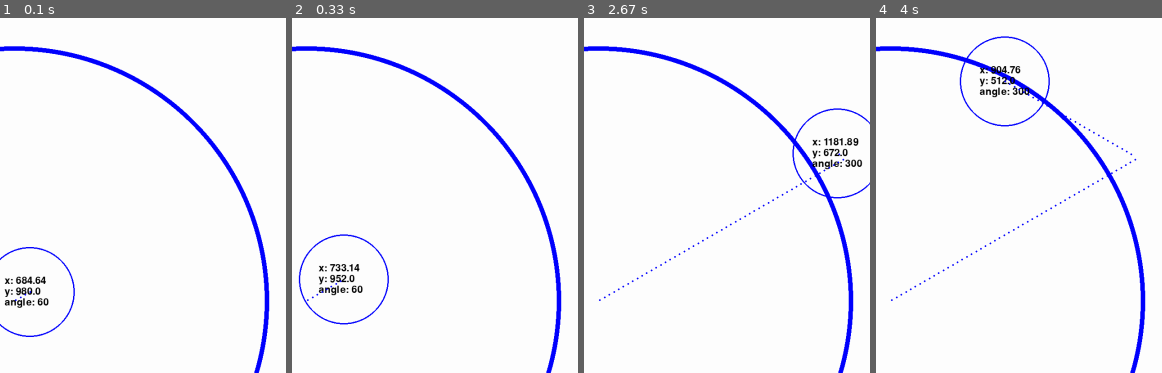
Above: before the commit, frames 1-4 (left to right).
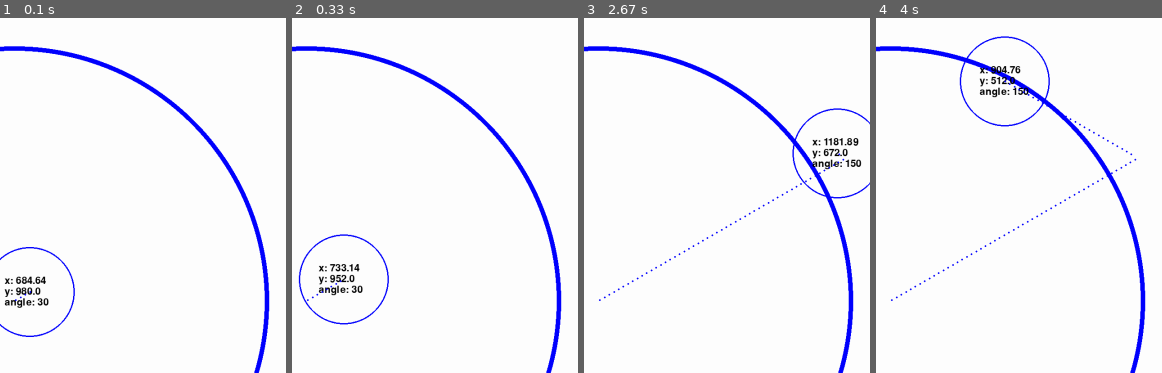
Above: after the commit, the same moments.

Repository: Archanciel/Learning_Pygame
Game: pygame game, started from bouncing_ball_imperfect_collide/move_particle_basic.py
Two runs of this game, one before a commit and one after it. Both use one fixed random seed, a clock stepped at 60 frames per second and the inputs below.
Inputs:
- Up to frame 1 (0.1 s): no input
- Up to frame 2 (0.33 s): no input
- Up to frame 3 (2.67 s): no input
- Up to frame 4 (4 s): no input
The pictures show only the part of the screen within x 46-96%, y 23-73%; the shares and areas given below are measured in that part.

The runs differ from the first frame. In frame 1, less than 0.1% of the frame differs, in the area x 12-16%, y 78-81%; in frame 2, less than 0.1%; in frame 3, 0.1%, in the area x 91-98%, y 39-42%; in frame 4, less than 0.1%.

Commit message:
now displays x axis based counterclockwise degree angles

Diff:
--- a/bouncing_ball_imperfect_collide/particledisplaypos.py
+++ b/bouncing_ball_imperfect_collide/particledisplaypos.py
@@ -4,6 +4,9 @@
 from particle import Particle
 
 BLACK = (0, 0, 0)
+
+ANGLE_RAD_450_DEGREE = math.radians(450)
+TWO_PI = math.pi * 2
 
 class ParticleDisplayPos(Particle):
 	def __init__(self, screen, x, y, radius, colour, thickness, angleDeg, speed):
@@ -36,13 +39,13 @@
 		textLines[0] = 'x: ' + str(xValue)
 		textLines[1] = 'y: ' + str(yValue)
 
-		displayAngleRad = self.angleRad % (2 * math.pi)
+		#displayAngleRad = self.angleRad % (2 * math.pi)
+		displayAngleRad = abs(self.angleRad - ANGLE_RAD_450_DEGREE)
 
-		if (self.angleRad < 0):
-			# negative degrees are nonsensical ! Happens after rebound.
-			angleDegree = round(math.degrees(2 * math.pi + self.angleRad))
-		else:
-			angleDegree = round(math.degrees(displayAngleRad))
+		if displayAngleRad >= TWO_PI:
+			displayAngleRad -= TWO_PI
+
+		angleDegree = round(math.degrees(displayAngleRad))
 
 		textLines[2] = 'angle: ' + str(angleDegree)
 
